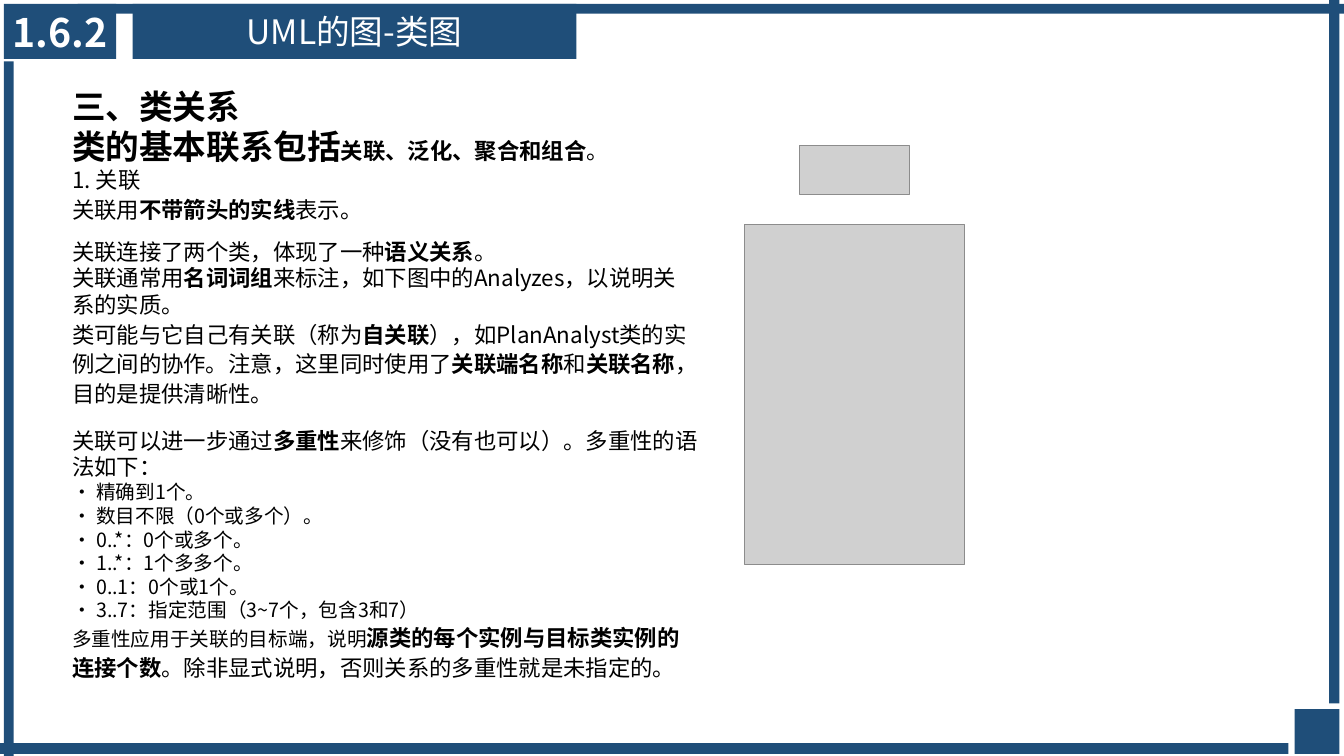
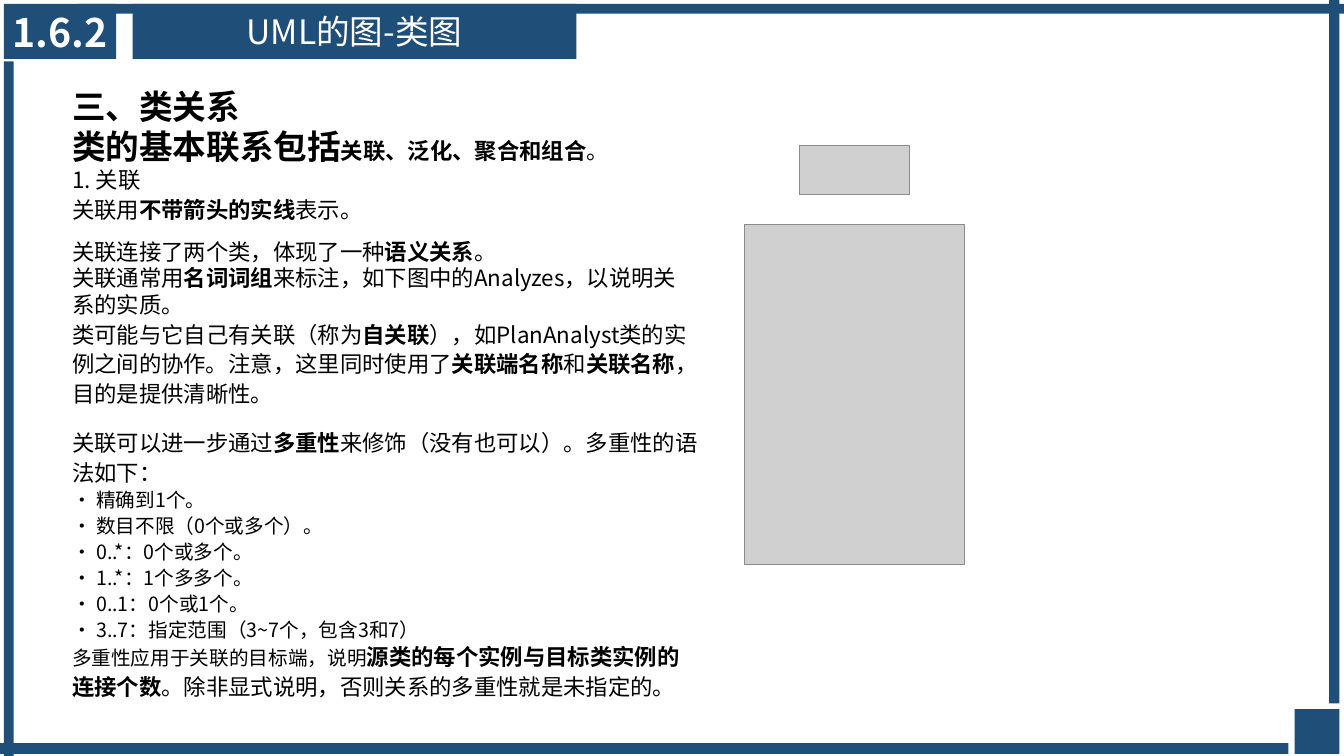
Before and after one commit to ZUCC-SRA2021-G05/Community-GB, a slide deck: slide 25 of 翻转课堂PPT/翻转课堂-UML概述.pptx. Drawn at 1344x756 pixels with LibreOffice and Linux fonts; fonts in the diff are those of the drawing; grey boxes stand for pictures. Boxes give left, top, right and bottom in pixels: in the first picture for what was removed or moved away, otherwise in the second. Text is boxed around its words. In the diff, an @@ line names an element or a change of style, - is before the commit and + after.

```diff
--- a/翻转课堂PPT/翻转课堂-UML概述.pptx
+++ b/翻转课堂PPT/翻转课堂-UML概述.pptx
@@ text at <box>72,432,697,698</box>: text changed @@
-关联可以进一步通过多重性来修饰（没有也可以）。多重性的语法如下： · 精确到1个。 · 数目不限（0个或多个）。 · 0..*：0个或多个。 · 1..*：1个多多个。 · 0..1：0个或1个。 · 3..7：指定范围（3~7个，包含3和7） 多重性应用于关联的目标端，说明源类的每个实例与目标类实例的连接个数。除非显式说明，否则关系的多重性就是未指定的。
+关联可以进一步通过多重性来修饰（没有也可以）。多重性的语法如下：
+· 精确到1个。
+· 数目不限（0个或多个）。
+· 0..*：0个或多个。
+· 1..*：1个多多个。
+· 0..1：0个或1个。
+· 3..7：指定范围（3~7个，包含3和7） 多重性应用于关联的目标端，说明源类的每个实例与目标类实例的连接个数。除非显式说明，否则关系的多重性就是未指定的。
```
Also in this commit, not shown: 13 other slides changed.
